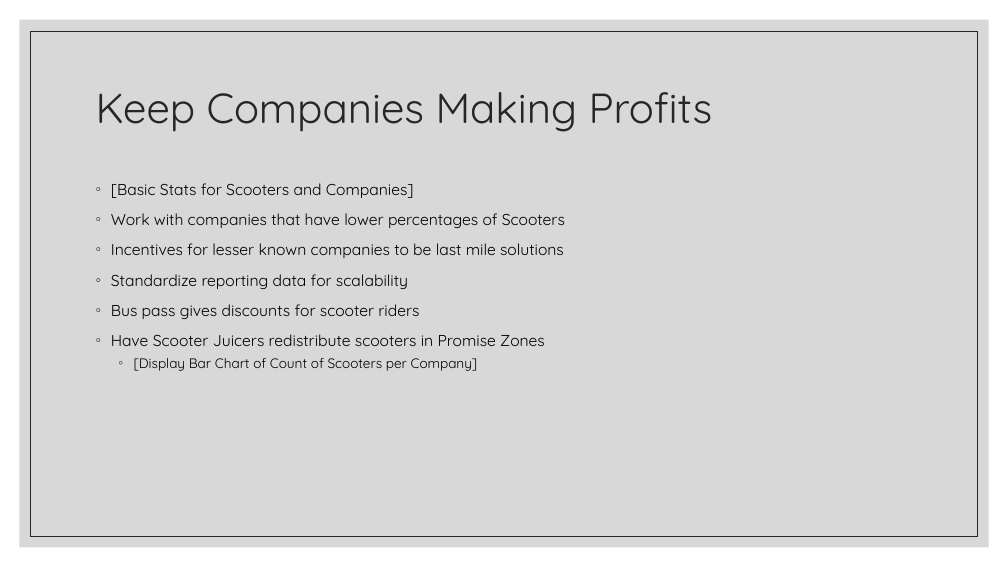
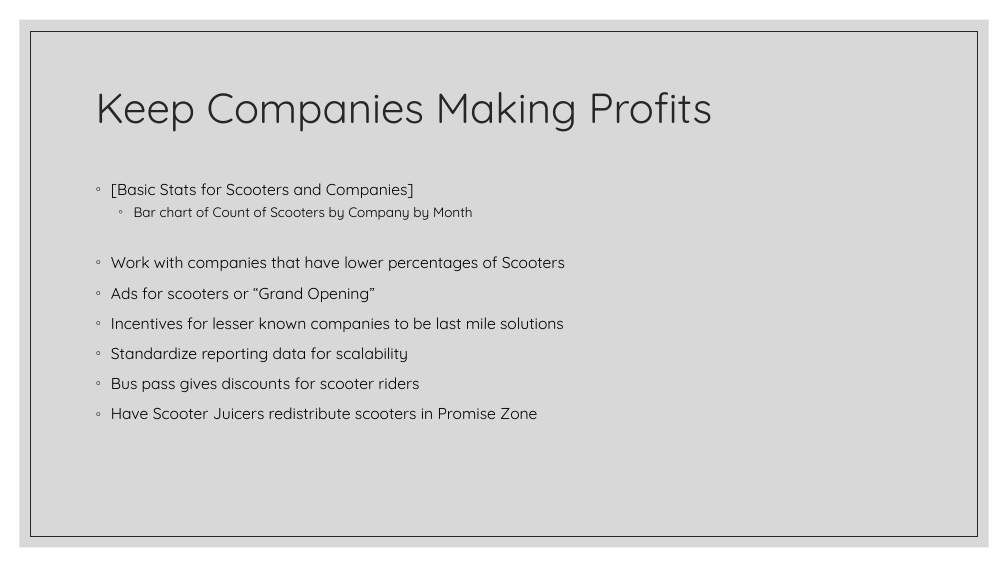
Before and after one commit to jojuka/nashville-scooters-scooter-snatchers, a slide deck: slide 4 of presentation.pptx. Drawn at 1008x567 pixels with LibreOffice and Linux fonts; fonts in the diff are those of the drawing. Boxes give left, top, right and bottom in pixels: in the first picture for what was removed or moved away, otherwise in the second. Text is boxed around its words. In the diff, an @@ line names an element or a change of style, - is before the commit and + after.

```diff
--- a/presentation.pptx
+++ b/presentation.pptx
@@ text at <box>134,207,473,220</box>: paragraph added @@
+  ◦ Bar chart of Count of Scooters by Company by Month
@@ text at <box>111,287,375,302</box>: paragraph added @@
+◦ Ads for scooters or “Grand Opening”
@@ text at <box>111,407,537,419</box>: text changed @@
-◦ Have Scooter Juicers redistribute scooters in Promise Zones
-  ◦ [Display Bar Chart of Count of Scooters per Company]
+◦ Have Scooter Juicers redistribute scooters in Promise Zone
```
Also in this commit, not shown: 1 other slide changed, 3 slides removed, 1 other file.
